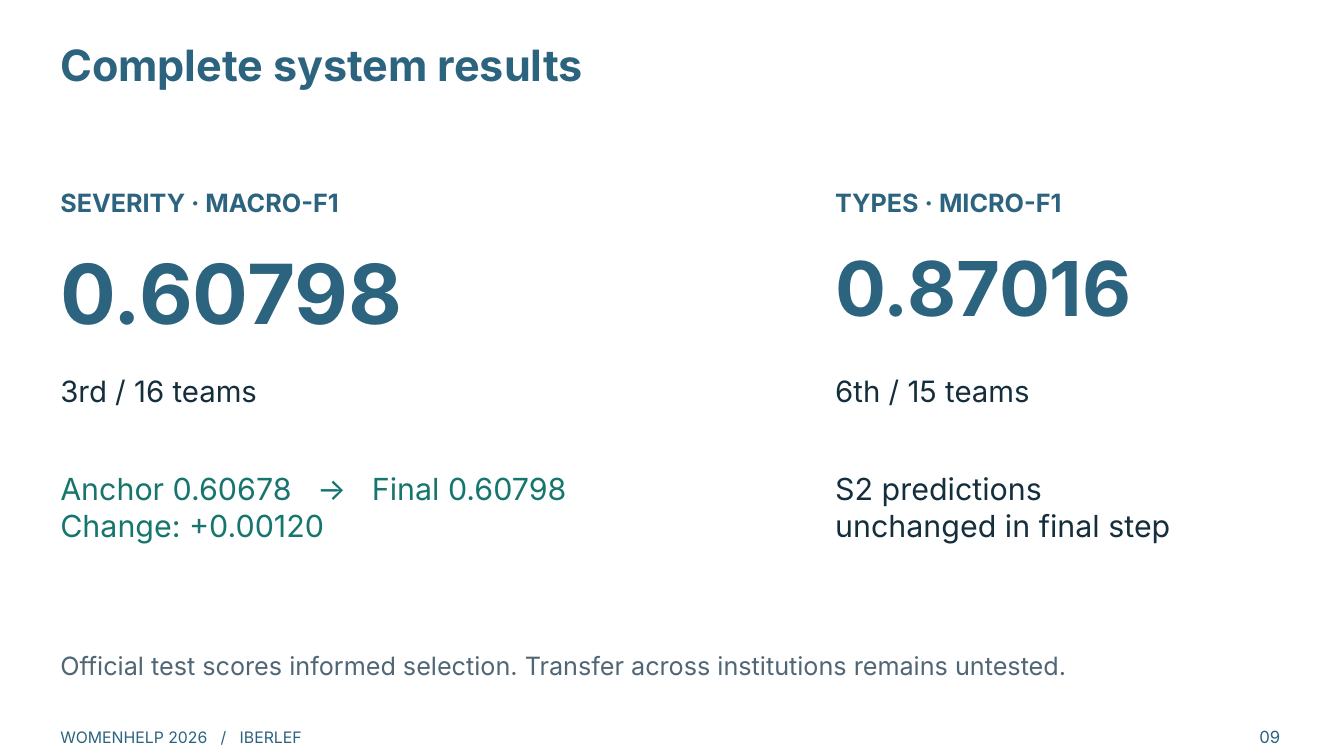
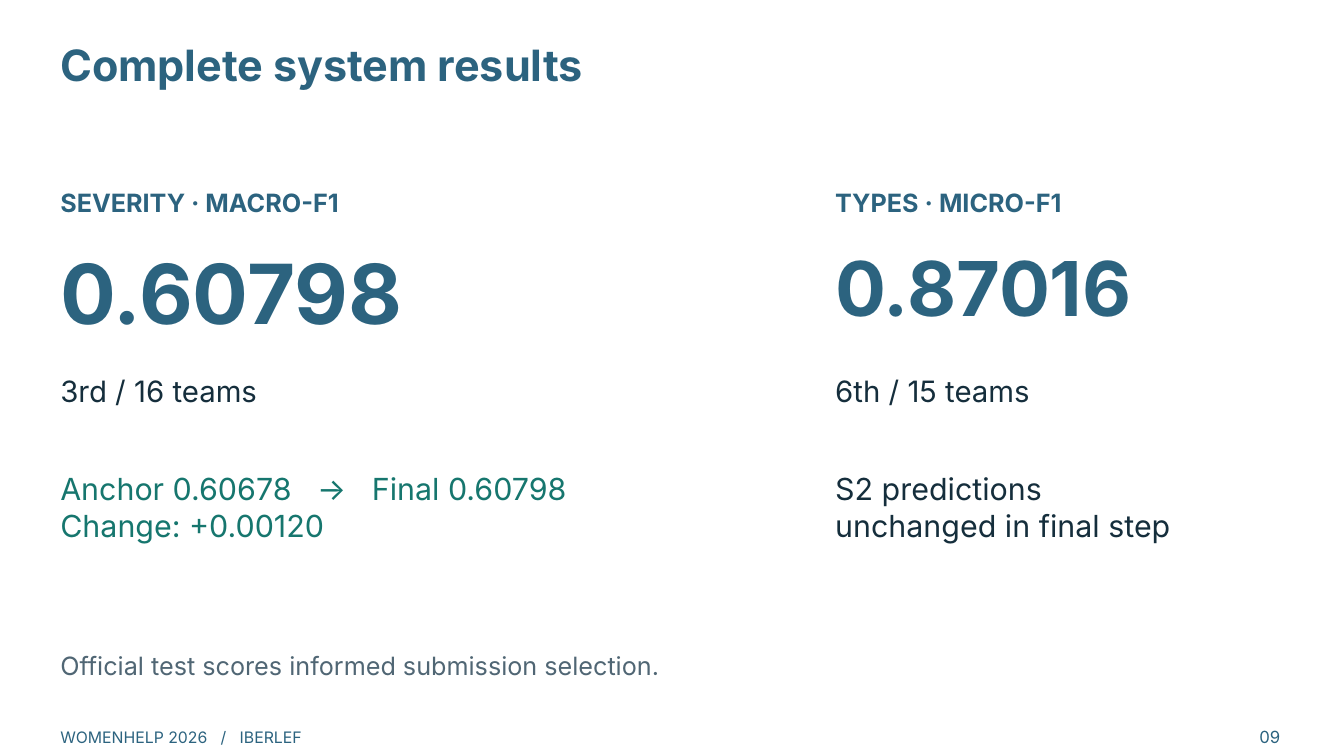
Before and after one commit to mariron42/clasificador_violencia, a slide deck: slide 9 of presentation/WomenHelp_charla_en.pptx. Drawn at 1344x756 pixels with LibreOffice and Linux fonts; fonts in the diff are those of the drawing. Boxes give left, top, right and bottom in pixels: in the first picture for what was removed or moved away, otherwise in the second. Text is boxed around its words. In the diff, an @@ line names an element or a change of style, - is before the commit and + after.

```diff
--- a/presentation/WomenHelp_charla_en.pptx
+++ b/presentation/WomenHelp_charla_en.pptx
@@ text at (60, 656, 659, 676): text changed @@
-Official test scores informed selection. Transfer across institutions remains untested.
+Official test scores informed submission selection.
```
Also in this commit, not shown: 4 other slides changed, 7 other files.
